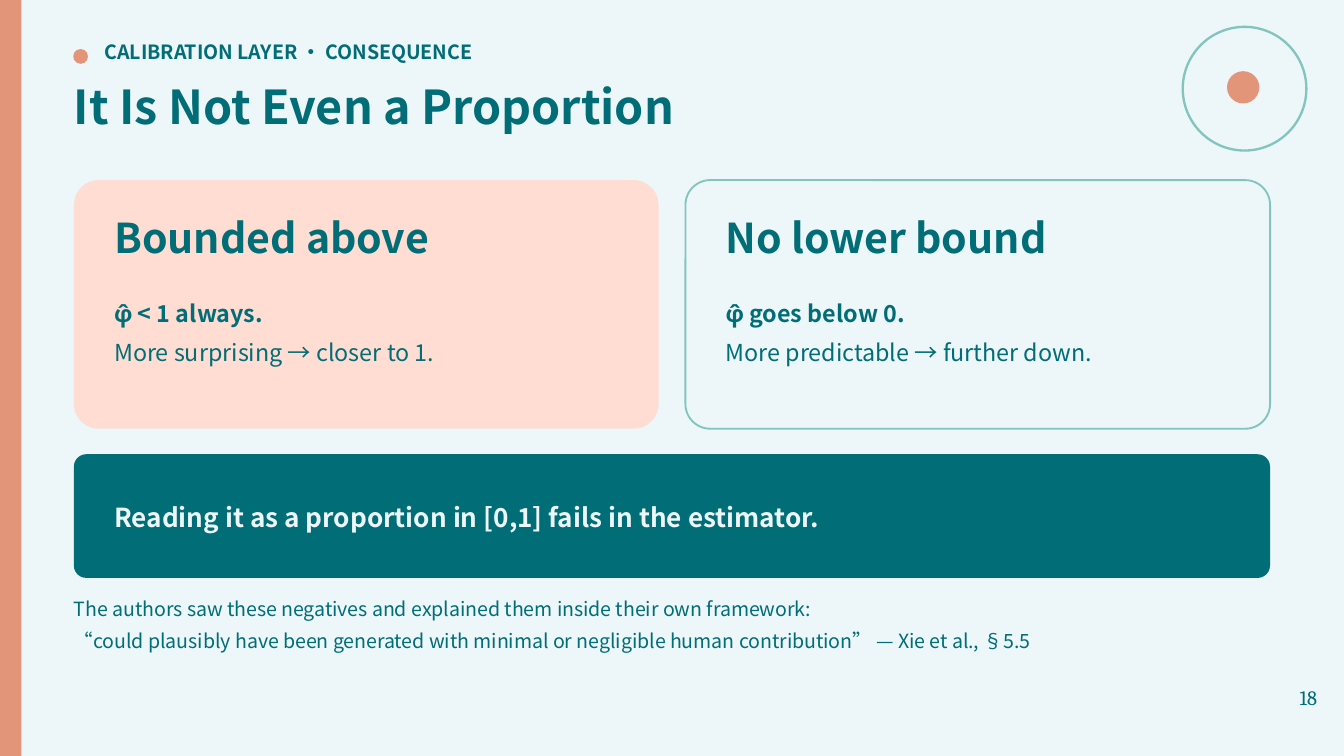
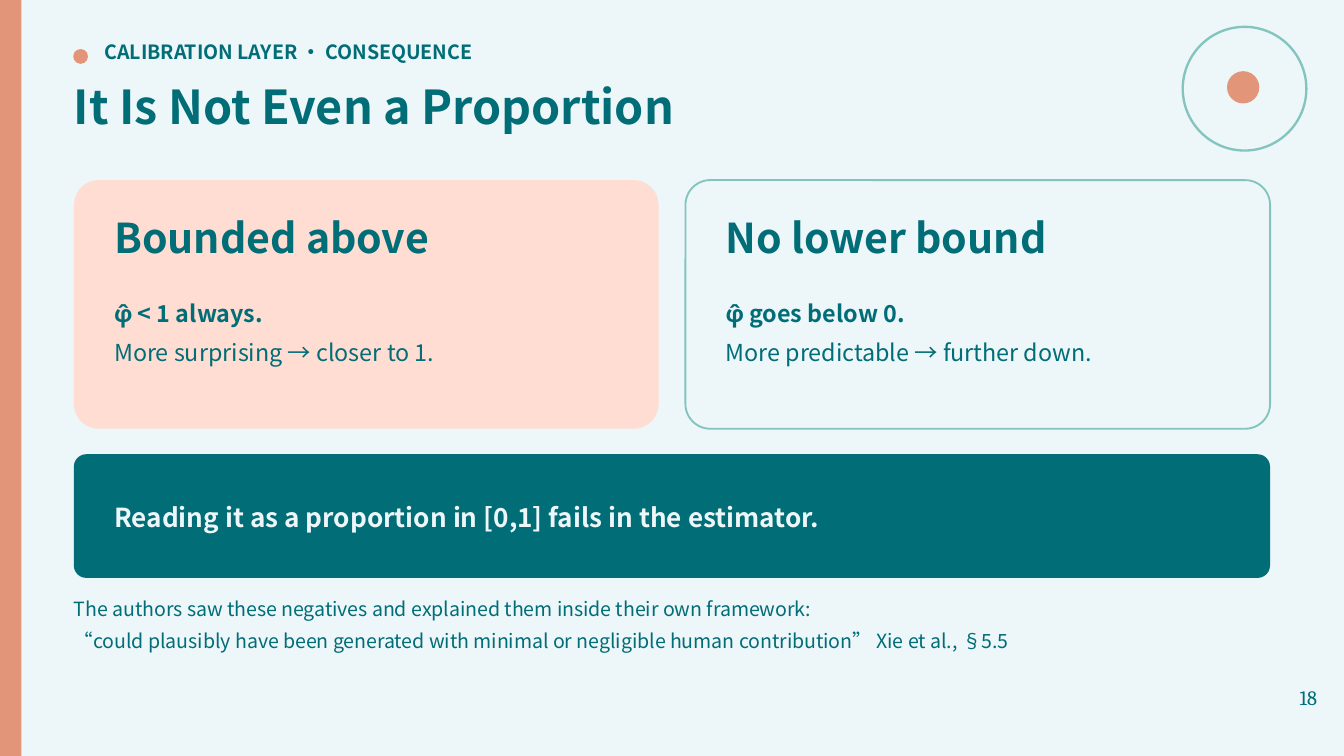
Before and after one commit to lihuanlz/Neither-substitutable-for-the-other, a slide deck: slide 18 of paper/slides/output/identifiability-boundary-popular.pptx. Drawn at 1344x756 pixels with LibreOffice and Linux fonts; fonts in the diff are those of the drawing. Boxes give left, top, right and bottom in pixels: in the first picture for what was removed or moved away, otherwise in the second. Text is boxed around its words. In the diff, an @@ line names an element or a change of style, - is before the commit and + after.

```diff
--- a/paper/slides/output/identifiability-boundary-popular.pptx
+++ b/paper/slides/output/identifiability-boundary-popular.pptx
@@ text at (74, 631, 1009, 653): text changed @@
-“could plausibly have been generated with minimal or negligible human contribution” — Xie et al., §5.5
+“could plausibly have been generated with minimal or negligible human contribution” Xie et al., §5.5
```
Also in this commit, not shown: 1 other slide changed, 23 other files.
